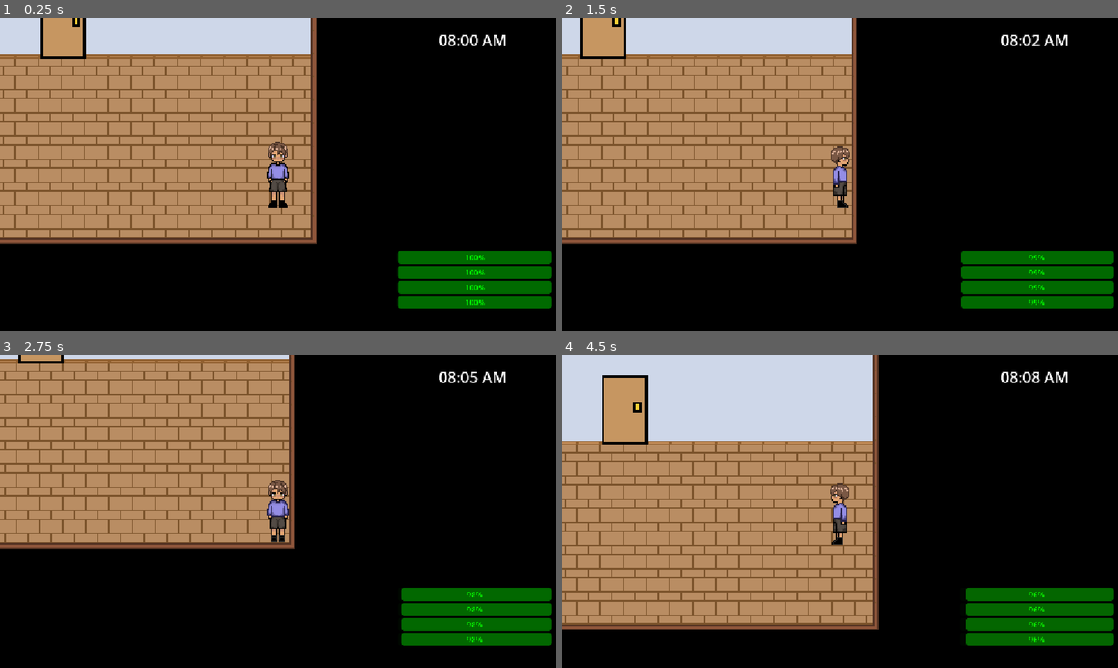
Above: before the commit, frames 1-4 (two rows, left to right).
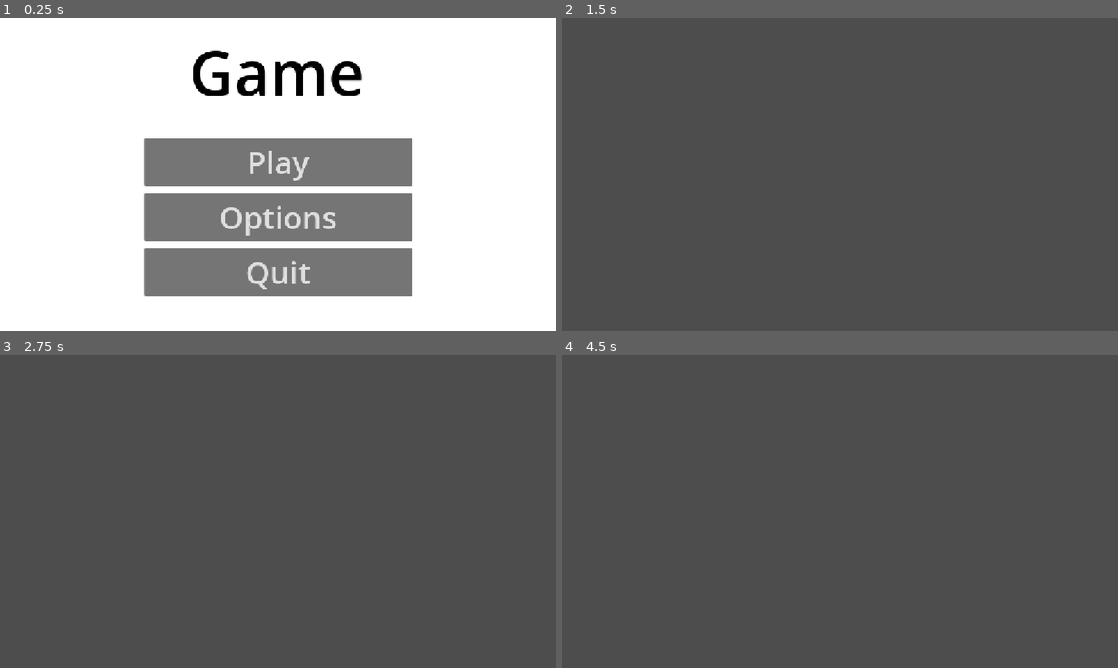
Above: after the commit, the same moments.

Repository: totallyastudentaccount/rpg
Game: Godot game, scene res://scene/menus/main_menu/mainmenu.tscn
Same seed, same stepped clock (60 frames per second), same inputs: the game is played once before the commit and once after it. Before the commit the project starts from res://scene/main.tscn.
Inputs (mouse positions are in pixels of both pictures, inside the frame that each line leads up to):
- Up to frame 1 (0.25 s): no input
- Up to frame 2 (1.5 s): click (840, 218) at 0.5 s, where only the run after the commit has a clickable "Options"; move the mouse to (962, 158) at 1.27 s; hold Right (ui_right) from 1.28 s (still down); click (962, 158) at 1.42 s
- Up to frame 3 (2.75 s): move the mouse to (166, 527) at 2.02 s; release Right (ui_right) at 2.03 s; hold Down (ui_down) from 2.03 s (still down)
- Up to frame 4 (4.5 s): move the mouse to (895, 442) at 2.77 s; release Down (ui_down) at 2.78 s; hold Right (ui_right) 2.78-3.53 s; move the mouse to (812, 574) at 3.52 s; hold Up (ui_up) 3.53-4.28 s; click (812, 574) at 3.67 s; move the mouse to (1006, 558) at 4.27 s; hold Left (ui_left) from 4.28 s (still down)

The runs differ from the first frame. In frame 1, 99% of the frame differs, in the area x 0-100%, y 0-100%; in frame 2, 100%; in frame 3, 100%; in frame 4, 100%.

Commit message:
fixing mood and main menu

Diff:
--- a/project.godot
+++ b/project.godot
@@ -11,7 +11,7 @@
 [application]
 
 config/name="RPG"
-run/main_scene="uid://cc7ts35cosrax"
+run/main_scene="uid://drxl5r7tfgyv4"
 config/features=PackedStringArray("4.7", "Forward Plus")
 config/icon="res://icon.svg"
 
--- a/scene/menus/HUD.tscn
+++ b/scene/menus/HUD.tscn
@@ -60,20 +60,24 @@
 theme = SubResource("Theme_qb3ww")
 fill_mode = 1
 script = ExtResource("3_eje8l")
+decay_per_minute = 0.06
 
 [node name="funBar" type="ProgressBar" parent="Control/VBoxContainer" unique_id=823870576]
 layout_mode = 2
 theme = SubResource("Theme_qb3ww")
 fill_mode = 1
 script = ExtResource("3_eje8l")
+decay_per_minute = 0.05
 
 [node name="hygieneBar" type="ProgressBar" parent="Control/VBoxContainer" unique_id=768396676]
 layout_mode = 2
 theme = SubResource("Theme_qb3ww")
 fill_mode = 1
 script = ExtResource("3_eje8l")
+decay_per_minute = 0.05
 
 [node name="sleepBar" type="ProgressBar" parent="Control/VBoxContainer" unique_id=537757837]
 layout_mode = 2
 fill_mode = 1
 script = ExtResource("3_eje8l")
+decay_per_minute = 0.04
--- /dev/null
+++ b/scene/menus/main_menu/mainmenu.tscn
@@ -0,0 +1,72 @@
+[gd_scene format=3 uid="uid://drxl5r7tfgyv4"]
+
+[ext_resource type="Script" uid="uid://xpxbyn0gbnck" path="res://script/main.gd" id="1_vvrg6"]
+
+[node name="Control" type="Control" unique_id=1962129945]
+layout_mode = 3
+anchors_preset = 15
+anchor_right = 1.0
+anchor_bottom = 1.0
+grow_horizontal = 2
+grow_vertical = 2
+script = ExtResource("1_vvrg6")
+
+[node name="ColorRect" type="ColorRect" parent="." unique_id=1935238992]
+layout_mode = 1
+anchors_preset = 15
+anchor_right = 1.0
+anchor_bottom = 1.0
+grow_horizontal = 2
+grow_vertical = 2
+
+[node name="VBoxContainer" type="VBoxContainer" parent="." unique_id=1364360001]
+custom_minimum_size = Vector2(0, 100)
+layout_mode = 1
+anchors_preset = -1
+anchor_left = 0.5
+anchor_top = 0.55200005
+anchor_right = 0.5
+anchor_bottom = 0.55200005
+offset_left = -277.0
+offset_top = -151.69604
+offset_right = 278.0
+offset_bottom = 260.30396
+grow_horizontal = 2
+grow_vertical = 2
+theme_override_constants/separation = 14
+alignment = 1
+
+[node name="play" type="Button" parent="VBoxContainer" unique_id=890991253]
+custom_minimum_size = Vector2(0, 100)
+layout_mode = 2
+theme_override_font_sizes/font_size = 64
+text = "Play"
+
+[node name="option" type="Button" parent="VBoxContainer" unique_id=657065081]
+custom_minimum_size = Vector2(0, 100)
+layout_mode = 2
+theme_override_font_sizes/font_size = 64
+text = "Options"
+
+[node name="quit" type="Button" parent="VBoxContainer" unique_id=1978257020]
+custom_minimum_size = Vector2(0, 100)
+layout_mode = 2
+theme_override_font_sizes/font_size = 64
+text = "Quit"
+
+[node name="Label" type="Label" parent="." unique_id=1234657148]
+layout_mode = 1
+anchors_preset = 8
+anchor_left = 0.5
+anchor_top = 0.5
+anchor_right = 0.5
+anchor_bottom = 0.5
+offset_left = -184.0
+offset_top = -300.0
+offset_right = 179.0
+offset_bottom = -125.0
+grow_horizontal = 2
+grow_vertical = 2
+theme_override_colors/font_color = Color(0, 0, 0, 1)
+theme_override_font_sizes/font_size = 128
+text = "Game"
--- a/script/hud.gd
+++ b/script/hud.gd
@@ -14,3 +14,7 @@
 	for child in mood_container.get_children():
 		if child is MoodBar:
 			child.apply_decay()
+
+
+func _on_decay_timer_timeout() -> void:
+	pass # Replace with function body.
--- /dev/null
+++ b/script/main.gd
@@ -0,0 +1,18 @@
+extends Control
+
+# This function runs automatically as soon as the main menu loads
+func _ready() -> void:
+	# This connects your button clicks directly to the functions below
+	$VBoxContainer/play.pressed.connect(load_level_1)
+	$VBoxContainer/option.pressed.connect(load_level_2)
+	$VBoxContainer/quit.pressed.connect(load_credits)
+
+func load_level_1() -> void:
+	get_tree().change_scene_to_file("res://scene/main.tscn")
+
+func load_level_2() -> void:
+	get_tree().change_scene_to_file("res://scene/menus/main_menu/settings.tscn")
+
+func load_credits() -> void:
+	print("Exit button was clicked!")
+	get_tree().quit()
--- a/script/mood.gd
+++ b/script/mood.gd
@@ -2,7 +2,7 @@
 extends ProgressBar
 
 @export var max_mood: float = 100.0
-@export var decay_per_minute: float = 0.5
+@export var decay_per_minute: float = 0.5 # Change this in each bar's Inspector!
 
 var current_mood: float = 100.0
 
@@ -21,7 +21,6 @@
 	var tween = create_tween().set_parallel(true)
 	tween.tween_property(self, "value", current_mood, 0.3)
 
-	# Lerp color from Red (0%) to Green (100%)
 	var ratio = current_mood / max_mood
 	var target_color = Color.RED.lerp(Color.GREEN, ratio)
 	tween.tween_property(self, "modulate", target_color, 0.3)
Renamed: scene/menus/quit.tscn -> scene/menus/main_menu/quit.tscn
Renamed: scene/menus/settings.tscn -> scene/menus/main_menu/settings.tscn
Not shown, added: script/main.gd.uid
